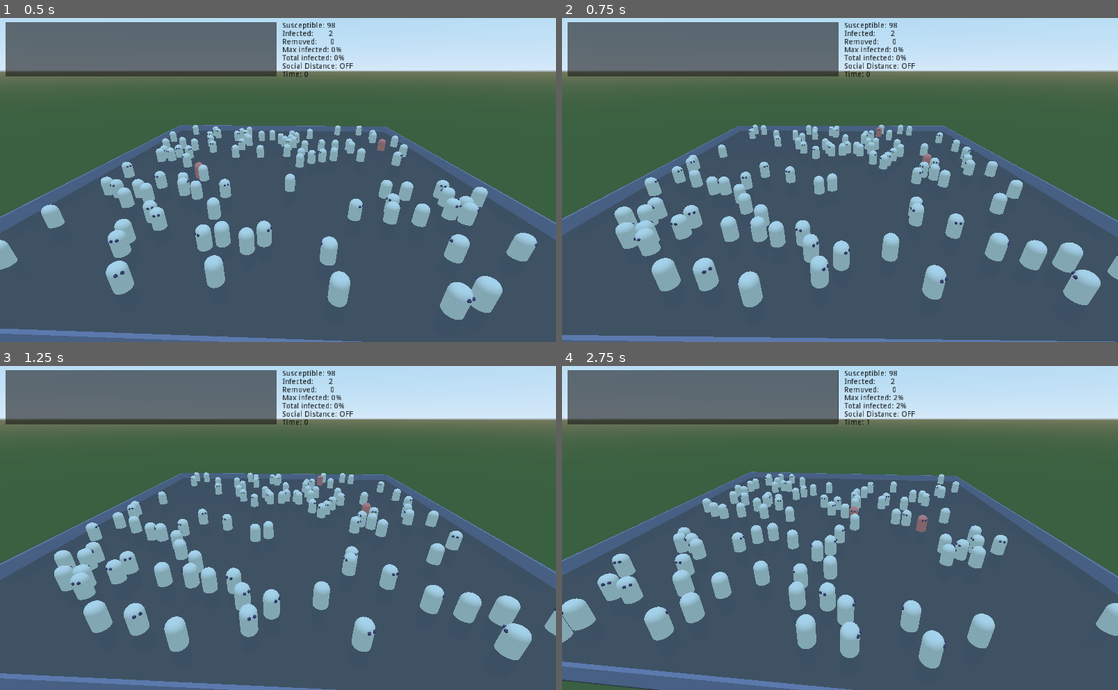
Above: before the commit, frames 1-4 (two rows, left to right).
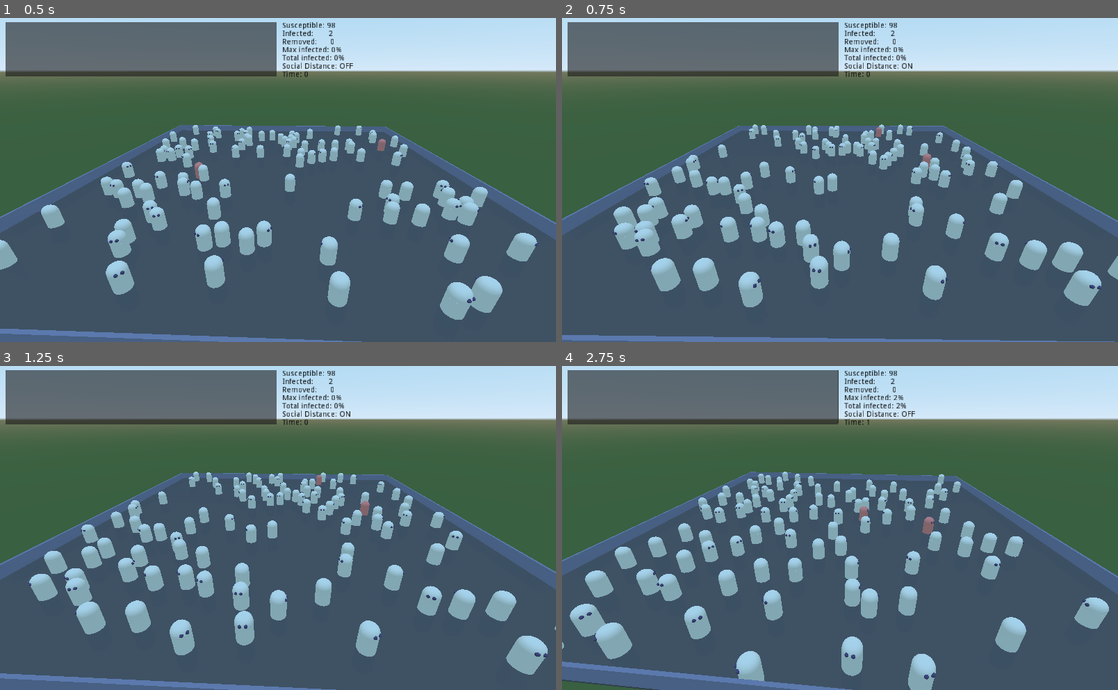
Above: after the commit, the same moments.

Repository: JontePonte/Hattifnatter
Game: Godot game, scene res://Main.tscn
The game is run twice, just before and just after one commit, with the same random seed, the same clock (stepped at 60 frames per second) and the same inputs.
Inputs:
- Up to frame 1 (0.5 s): no input
- Up to frame 2 (0.75 s): tap Enter at 0.5 s; hold Space from 0.53 s (still down)
- Up to frame 3 (1.25 s): keep holding Space
- Up to frame 4 (2.75 s): release Space at 1.28 s; tap Enter at 1.35 s; tap Space at 1.52, 1.55, 1.82 s; hold Space from 2.03 s (still down)

Frame 1 is identical in both runs. In frame 2, 0.7% of the frame differs, in the area x 9-100%, y 13-90%; in frame 3, 8.1%; in frame 4, 16%, in the area x 0-100%, y 32-100%.

Commit message:
Changed social distance to SPACE

Diff:
--- a/Infection.gd
+++ b/Infection.gd
@@ -35,5 +35,5 @@
 
 
 func _on_Infection_body_entered(body):
-	if body.has_method("become_infected"):
+	if body.has_method("become_infected") and not body == get_parent():
 		body.become_infected()
--- a/Main.gd
+++ b/Main.gd
@@ -27,6 +27,13 @@
 		get_tree().reload_current_scene()	# Reset all scenes
 		GlobalVars.reset_all()				# Reset global variables
 
+	# Toggle Social Distance policy with SPACE
+	if Input.is_key_pressed(KEY_SPACE):
+		if GlobalVars.is_social_distance:
+			GlobalVars.is_social_distance = false
+		else:
+			GlobalVars.is_social_distance = true
+
 
 func _physics_process(delta):
 	# Klick up the clock. It is set to onec every second
@@ -45,7 +52,3 @@
 		# Update max infected percent if infected percent is higher
 		if GlobalVars.inf_percent >= GlobalVars.inf_percent_max:
 			GlobalVars.inf_percent_max = GlobalVars.inf_percent
-
-		# Start social distance if more than 10 % infected
-		if GlobalVars.inf_percent > 10 and not GlobalVars.is_social_distance:
-			GlobalVars.is_social_distance = true
